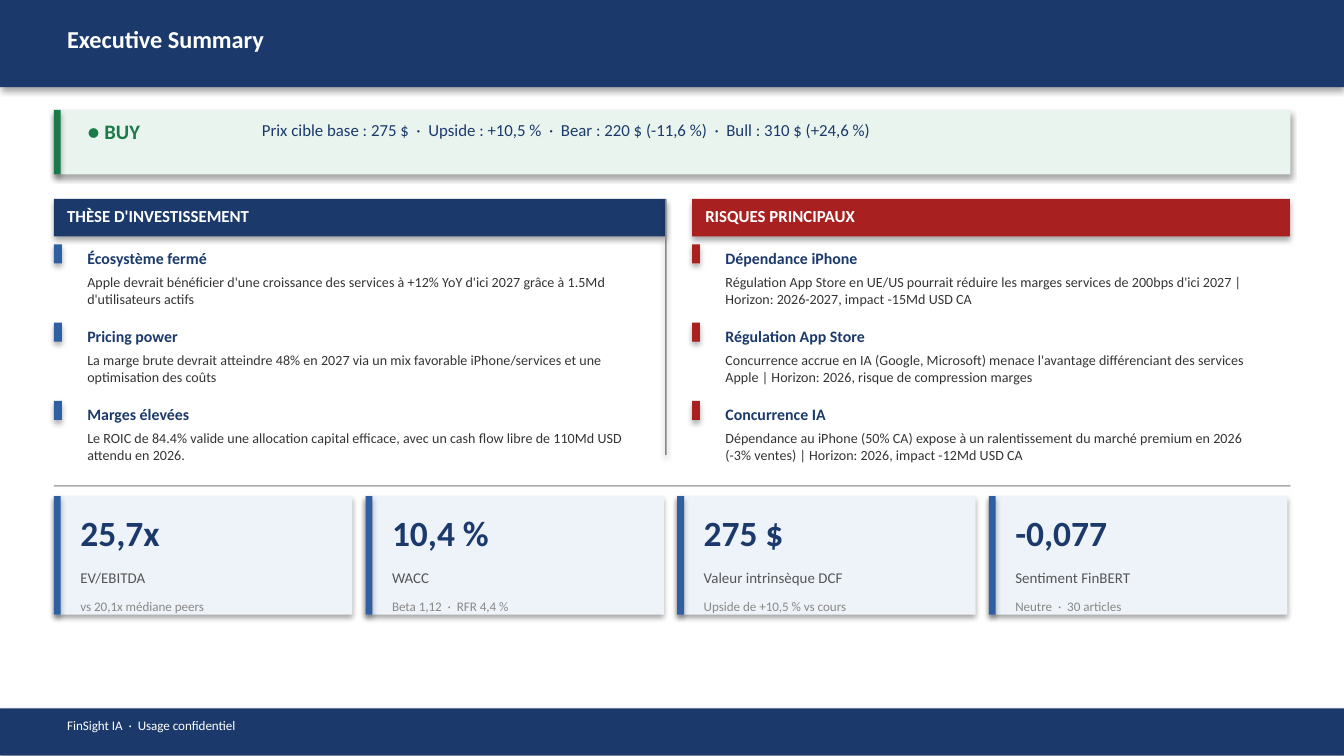
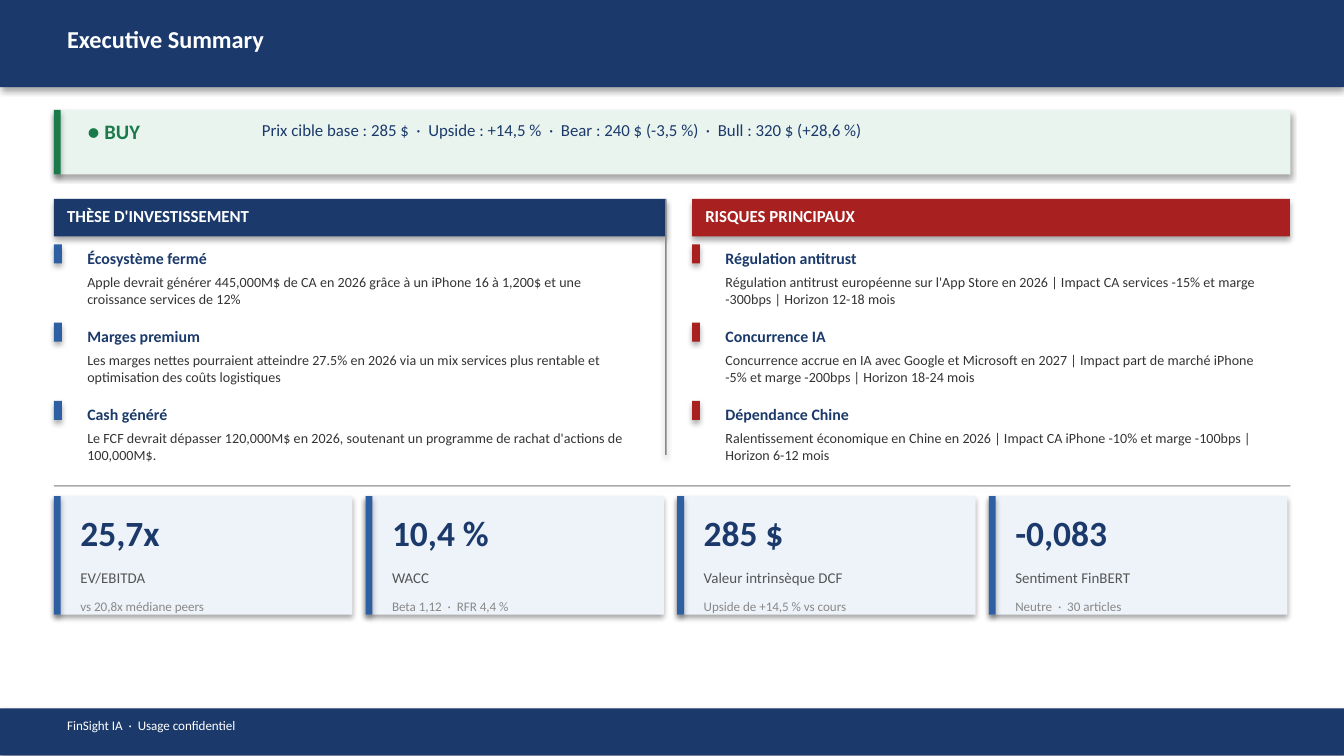
Before and after one commit to baptistejeh07-art/finsight-ia, a slide deck: slide 2 of preview/AAPL/AAPL_pitchbook.pptx. Drawn at 1344x756 pixels with LibreOffice and Linux fonts; fonts in the diff are those of the drawing. Boxes give left, top, right and bottom in pixels: in the first picture for what was removed or moved away, otherwise in the second. Text is boxed around its words. In the diff, an @@ line names an element or a change of style, - is before the commit and + after.

```diff
--- a/preview/AAPL/AAPL_pitchbook.pptx
+++ b/preview/AAPL/AAPL_pitchbook.pptx
@@ text at [262,124,840,139]: text changed @@
-Prix cible base : 275 $ · Upside : +10,5 % · Bear : 220 $ (-11,6 %) · Bull : 310 $ (+24,6 %)
+Prix cible base : 285 $ · Upside : +14,5 % · Bear : 240 $ (-3,5 %) · Bull : 320 $ (+28,6 %)
@@ text at [725,253,857,267]: text changed @@
-Dépendance iPhone
+Régulation antitrust
@@ text at [87,277,581,304]: text changed @@
-Apple devrait bénéficier d'une croissance des services à +12% YoY d'ici 2027 grâce à 1.5Md d'utilisateurs actifs
+Apple devrait générer 445,000M$ de CA en 2026 grâce à un iPhone 16 à 1,200$ et une croissance services de 12%
@@ text at [725,277,1254,306]: text changed @@
-Régulation App Store en UE/US pourrait réduire les marges services de 200bps d'ici 2027 | Horizon: 2026-2027, impact -15Md USD CA
+Régulation antitrust européenne sur l'App Store en 2026 | Impact CA services -15% et marge -300bps | Horizon 12-18 mois
@@ text "Concurrence IA": place and size @@
-text "Concurrence IA" at [725,409,826,420]
+text "Concurrence IA" at [725,331,826,342]
@@ text at [87,355,600,385]: text changed @@
-La marge brute devrait atteindre 48% en 2027 via un mix favorable iPhone/services et une optimisation des coûts
+Les marges nettes pourraient atteindre 27.5% en 2026 via un mix services plus rentable et optimisation des coûts logistiques
@@ text at [87,331,200,345]: text changed @@
-Pricing power
+Marges premium
@@ text at [725,355,1254,385]: text changed @@
-Concurrence accrue en IA (Google, Microsoft) menace l'avantage différenciant des services Apple | Horizon: 2026, risque de compression marges
+Concurrence accrue en IA avec Google et Microsoft en 2027 | Impact part de marché iPhone -5% et marge -200bps | Horizon 18-24 mois
@@ text removed at [725,331,865,345] @@
-Régulation App Store
@@ text at [87,409,167,423]: text changed @@
-Marges élevées
+Cash généré
@@ text added at [725,409,849,423], 8.5 pt, text #1B3A6B, bold @@
+Dépendance Chine
@@ text at [87,433,622,462]: text changed @@
-Le ROIC de 84.4% valide une allocation capital efficace, avec un cash flow libre de 110Md USD attendu en 2026.
+Le FCF devrait dépasser 120,000M$ en 2026, soutenant un programme de rachat d'actions de 100,000M$.
@@ text at [725,433,1241,460]: text changed @@
-Dépendance au iPhone (50% CA) expose à un ralentissement du marché premium en 2026 (-3% ventes) | Horizon: 2026, impact -12Md USD CA
+Ralentissement économique en Chine en 2026 | Impact CA iPhone -10% et marge -100bps | Horizon 6-12 mois
@@ text at [704,521,758,547]: text changed @@
-275 $
+285 $
@@ text at [1015,521,1107,551]: text changed @@
--0,077
+-0,083
@@ text at [80,602,204,613]: text changed @@
-vs 20,1x médiane peers
+vs 20,8x médiane peers
@@ text at [704,602,846,613]: text changed @@
-Upside de +10,5 % vs cours
+Upside de +14,5 % vs cours
```
Also in this commit, not shown: 14 other slides changed, 4 other files.
